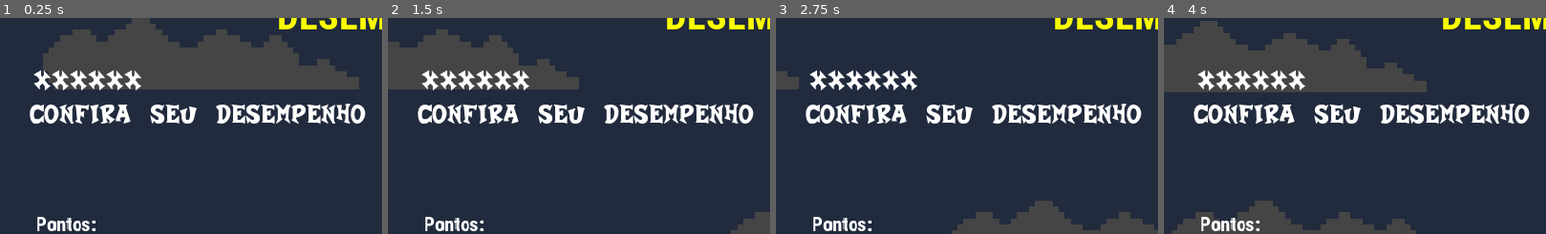
Above: before the commit, frames 1-4 (left to right).
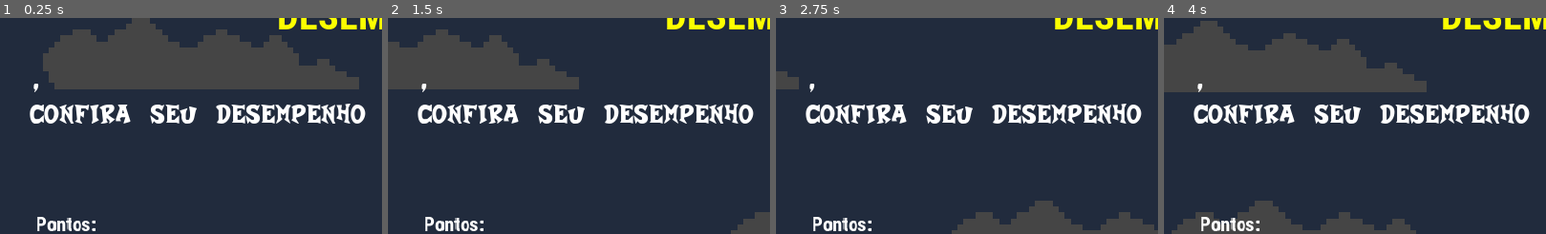
Above: after the commit, the same moments.

Repository: arthur-timoteo/defiant-eyes_game
Game: Godot game, scene res://telas/cena_desempenho.tscn
Same seed, same stepped clock (60 frames per second), same inputs: the game is played once before the commit and once after it. This scene is started directly instead of the project's main scene. Sound files missing from this copy of the repository are replaced by a short silence.
Inputs:
- Up to frame 1 (0.25 s): no input
- Up to frame 2 (1.5 s): hold Right (ui_right) from 0.53 s (still down); tap Up (ui_up) at 0.77 s
- Up to frame 3 (2.75 s): tap Up (ui_up) at 1.52 s; release Right (ui_right) at 2.03 s; hold Left (ui_left) from 2.03 s (still down)
- Up to frame 4 (4 s): release Left (ui_left) at 2.78 s; hold Right (ui_right) from 2.78 s (still down); tap Up (ui_up) at 3.02, 3.77 s
The pictures show only the part of the screen within x 0-50%, y 5-55%; the shares and areas given below are measured in that part.

The runs differ from the first frame. In frame 1, 1.4% of the frame differs, in the area x 8-37%, y 24-35%; in frame 2, 1.4%; in frame 3, 1.4%; in frame 4, 1.4%.
Error before the commit: Invalid call. Nonexistent function 'size' in base 'Nil'. (res://telas/script_cena_desempenho.gd:17)
Error after the commit: Invalid call. Nonexistent function 'size' in base 'Nil'. (res://telas/script_cena_desempenho.gd:18)

Commit message:
Adjusments in the cena_desempenho

Diff:
--- a/telas/script_cena_desempenho.gd
+++ b/telas/script_cena_desempenho.gd
@@ -1,6 +1,7 @@
 extends Node2D
 
 func _ready():
+	$Node2D/RichTextLabel.text = ScriptGlobal.NomeJogador + ","
 	buscar_dados_jogador_no_ranking()
 	buscar_lista_desempenho()
 
@@ -27,7 +28,6 @@
 
 	for i in range(json.result.size()):
 		if(json.result[i].id == ScriptGlobal.IdJogador):
-			$Node2D/RichTextLabel.text = json.result[i].nome + ","
 			$Node2D/RichTextLabel2.text = "Pontos: " + str(json.result[i].pontos)
 			$Node2D/RichTextLabel3.text = "Posição no ranking: " + str(i + 1)
 
Not shown: 3 places in telas/cena_desempenho.tscn that only renumber resources
